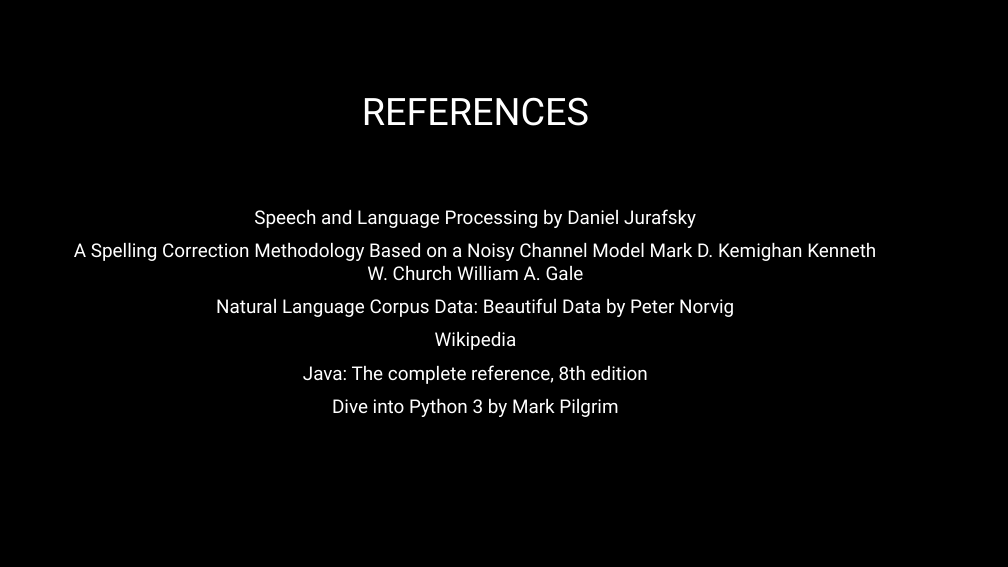
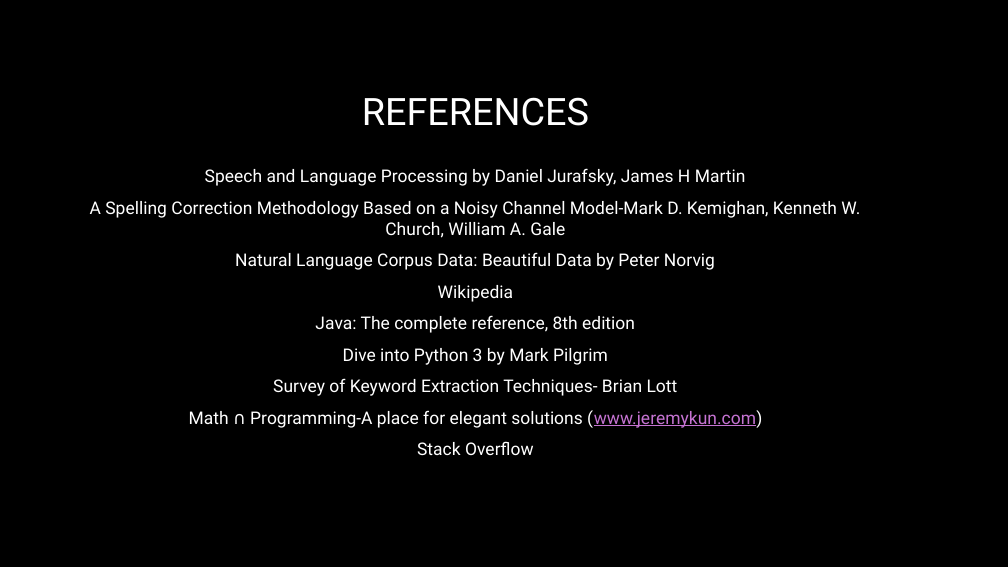
Before and after one commit to Tushar-Naik/NLP, a slide deck: slide 13 of Integrated Text Editor New.pptx. Drawn at 1008x567 pixels with LibreOffice and Linux fonts; fonts in the diff are those of the drawing; background and template pictures are left out. Boxes give left, top, right and bottom in pixels: in the first picture for what was removed or moved away, otherwise in the second. Text is boxed around its words. In the diff, an @@ line names an element or a change of style, - is before the commit and + after.

```diff
--- a/Integrated Text Editor New.pptx
+++ b/Integrated Text Editor New.pptx
@@ text at box(90, 168, 860, 238): text changed; size 18 to 16.6 pt @@
-Speech and Language Processing by Daniel Jurafsky
-A Spelling Correction Methodology Based on a Noisy Channel Model Mark D. Kemighan Kenneth W. Church William A. Gale
+Speech and Language Processing by Daniel Jurafsky, James H Martin
+A Spelling Correction Methodology Based on a Noisy Channel Model-Mark D. Kemighan, Kenneth W. Church, William A. Gale
@@ text at box(235, 252, 715, 365): size 18 to 16.6 pt in "Natural Language Corpus Data: Beautiful Data by ...", "Wikipedia", "Java: The complete reference, 8th edition", "Dive into Python 3 by Mark Pilgrim" @@
@@ text at box(189, 378, 763, 455): paragraphs added @@
+Survey of Keyword Extraction Techniques- Brian Lott
+Math ∩ Programming-A place for elegant solutions (www.jeremykun.com)
+Stack Overflow
```
Also in this commit, not shown: 7 other slides changed, 1 slide removed.
